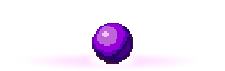
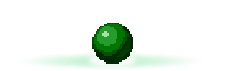
Revision of a layered 225×71 image; what changed, layer by layer:
painted on "bg copy" over box(92, 23, 133, 64)
painted on "light copy" over box(23, 52, 198, 70)
painted on "light" over box(23, 52, 198, 70)
